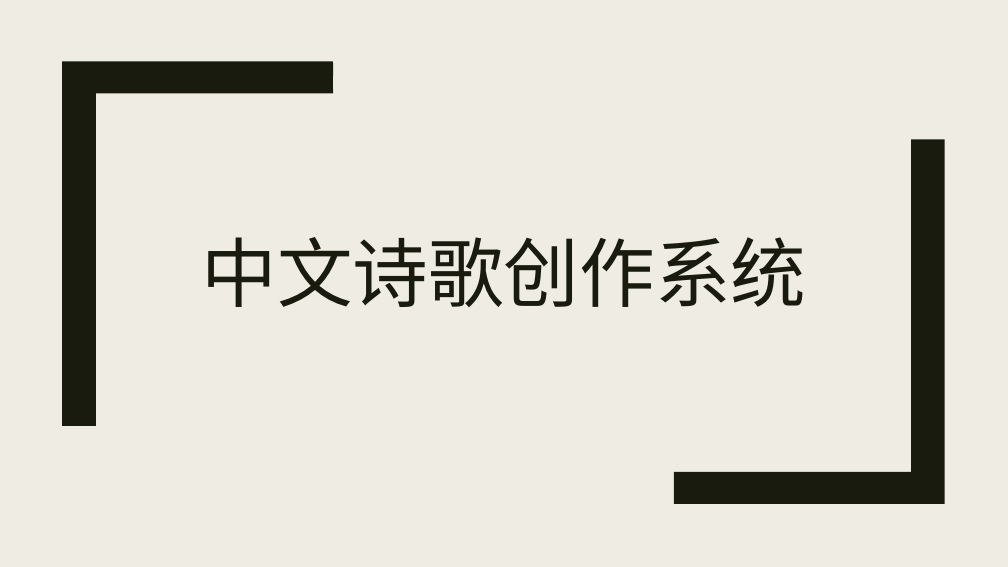
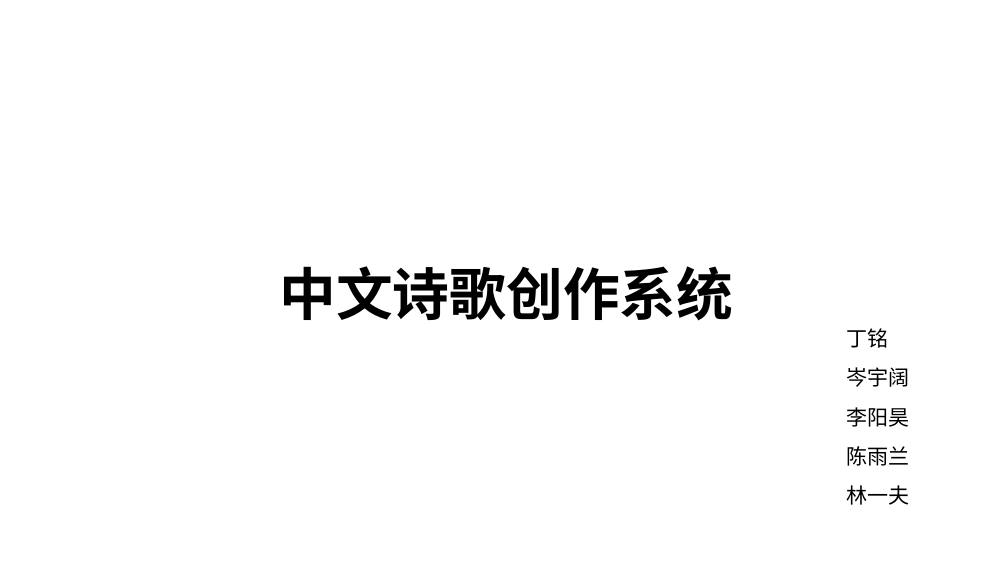
Before and after one commit to Changed-cc/deepstudy, a slide deck: slide 1 of CPG_pre.pptx. Drawn at 1008x567 pixels with LibreOffice and Linux fonts; fonts in the diff are those of the drawing; background and template pictures are left out. Boxes give left, top, right and bottom in pixels: in the first picture for what was removed or moved away, otherwise in the second. Text is boxed around its words. In the diff, an @@ line names an element or a change of style, - is before the commit and + after.

```diff
--- a/CPG_pre.pptx
+++ b/CPG_pre.pptx
@@ background #EFEDE3 to #FFFFFF @@
@@ freeform shape removed at (62,61,333,426) @@
@@ freeform shape removed at (675,139,945,504) @@
@@ text "中文诗歌创作系统": place and size @@
-text "中文诗歌创作系统" at (202,237,807,307)
+text "中文诗歌创作系统" at (280,266,734,321)
@@ text "中文诗歌创作系统" at (280,266,734,321): size 72 to 54 pt, font Noto Sans CJK SC to Noto Sans CJK JP, text colour #191B0E to #000000, bold on; alignment centre to left; line spacing 0.89 to 1; vertical alignment bottom to top @@
@@ text added at (846,328,909,505), 20 pt, text #000000 @@
+丁铭
+岑宇阔
+李阳昊
+陈雨兰
+林一夫
```
Also in this commit, not shown: 6 other slides changed, 7 slides added, 2 slides removed, 1 other file.
